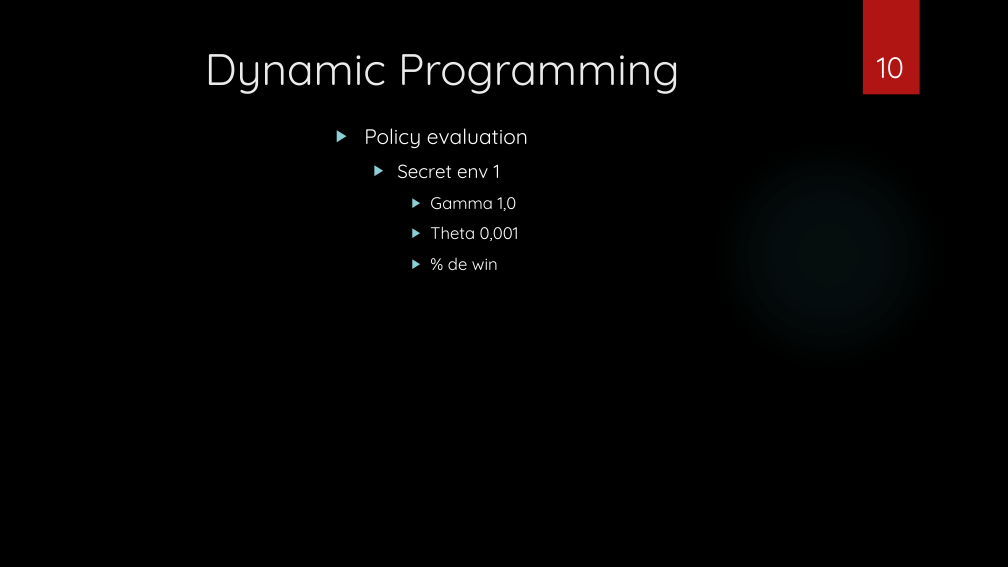
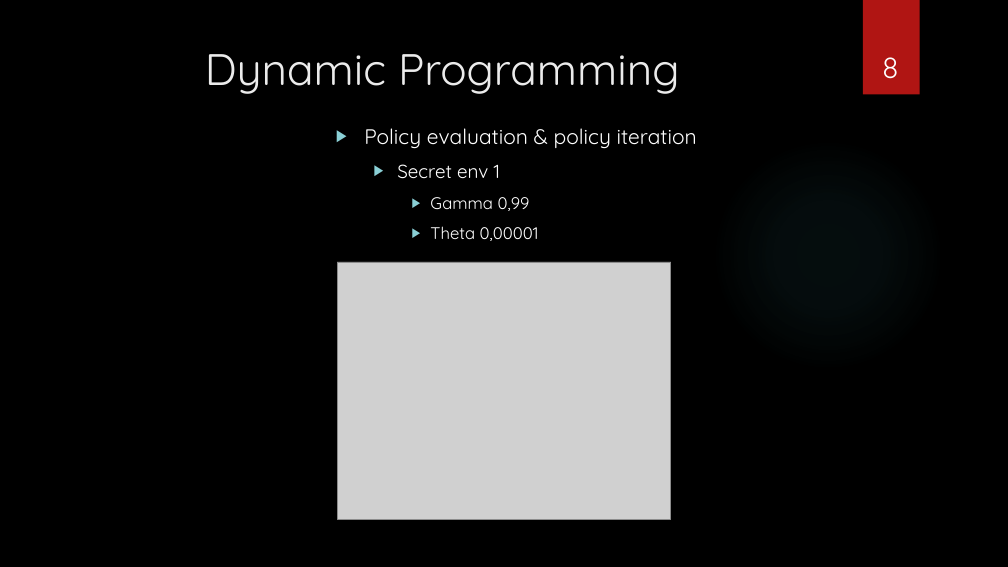
Before and after one commit to natane07/esgi_2021_4a_IABD_drl_sample_project, a slide deck: slide 8 of PPT_DRL.pptx (slide 10 before the commit). Drawn at 1008x567 pixels with LibreOffice and Linux fonts; fonts in the diff are those of the drawing; grey boxes stand for pictures; background and template pictures are left out. Boxes give left, top, right and bottom in pixels: in the first picture for what was removed or moved away, otherwise in the second. Text is boxed around its words. In the diff, an @@ line names an element or a change of style, - is before the commit and + after.

```diff
--- a/PPT_DRL.pptx
+++ b/PPT_DRL.pptx
@@ page number at [882,57,899,79]: text changed @@
-10
+8
@@ text at [364,128,697,149]: text changed @@
-▶ Policy evaluation
+▶ Policy evaluation & policy iteration
@@ text at [430,197,539,241]: text changed @@
-    ▶ Gamma 1,0
-    ▶ Theta 0,001
-    ▶ % de win
+    ▶ Gamma 0,99
+    ▶ Theta 0,00001
@@ picture added at [337,262,671,520] @@
```
Also in this commit, not shown: 6 other slides changed, 3 slides removed, 1 other file.
